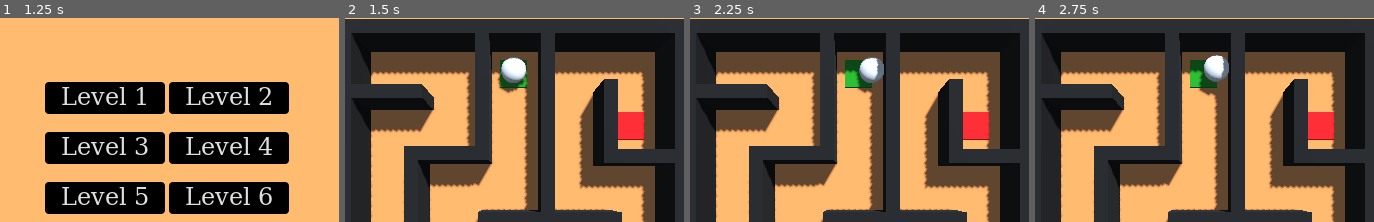
Above: before the commit, frames 1-4 (left to right).
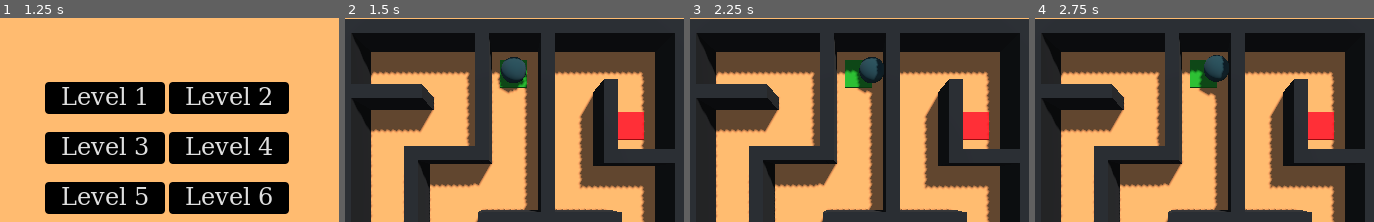
Above: after the commit, the same moments.

Repository: tautminas/sphere-in-a-maze
Game: Godot game, scene res://Menu/main_menu.tscn
Same seed, same stepped clock (60 frames per second), same inputs: the game is played once before the commit and once after it.
Inputs:
- Up to frame 1 (1.25 s): click "Start" at 0.5 s
- Up to frame 2 (1.5 s): click "Level 1" at 1.25 s
- Up to frame 3 (2.25 s): tap Enter at 2 s; hold Right (right) from 2.03 s (still down)
- Up to frame 4 (2.75 s): keep holding Right (right); tap Space (jump) at 2.27 s
The pictures show only the part of the screen within x 25-75%, y 15-65%; the shares and areas given below are measured in that part.

Frame 1 is identical in both runs. In frame 2, 0.8% of the frame differs, in the area x 46-54%, y 19-32%; in frame 3, 0.8%; in frame 4, 0.8%, in the area x 49-58%, y 18-32%.

Commit message:
Add colour to MeshInstance3d of a player

Diff:
--- a/player.tscn
+++ b/player.tscn
@@ -1,6 +1,9 @@
-[gd_scene load_steps=4 format=3 uid="uid://cyhvniedkv4gs"]
+[gd_scene load_steps=5 format=3 uid="uid://cyhvniedkv4gs"]
 
 [ext_resource type="Script" path="res://player.gd" id="1_ummwh"]
+
+[sub_resource type="StandardMaterial3D" id="StandardMaterial3D_0dpyo"]
+albedo_color = Color(0.00408723, 0.139794, 0.149384, 1)
 
 [sub_resource type="SphereMesh" id="SphereMesh_xnhxw"]
 
@@ -14,6 +17,7 @@
 script = ExtResource("1_ummwh")
 
 [node name="SphereMesh" type="MeshInstance3D" parent="."]
+material_override = SubResource("StandardMaterial3D_0dpyo")
 mesh = SubResource("SphereMesh_xnhxw")
 
 [node name="CollisionShape3D" type="CollisionShape3D" parent="."]
